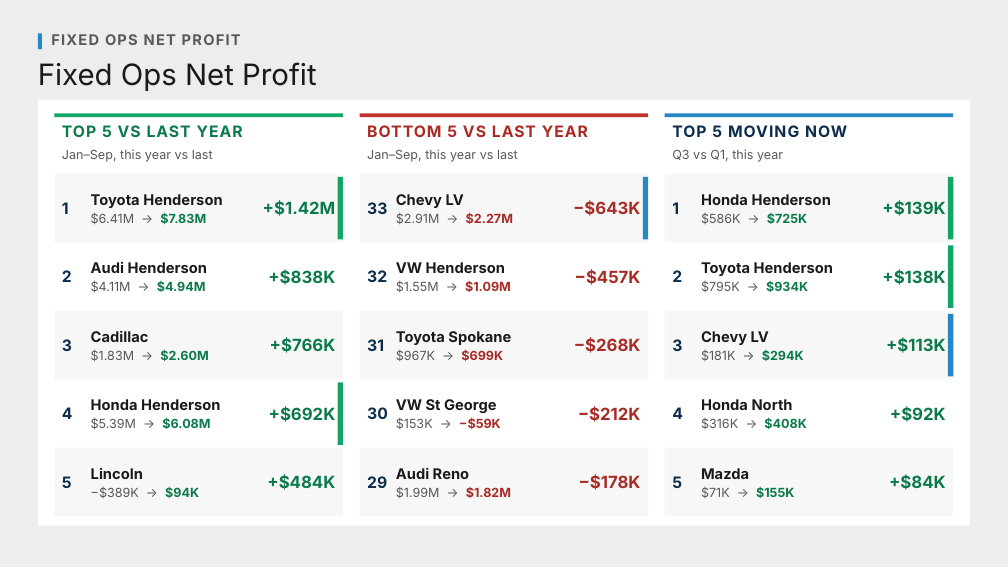
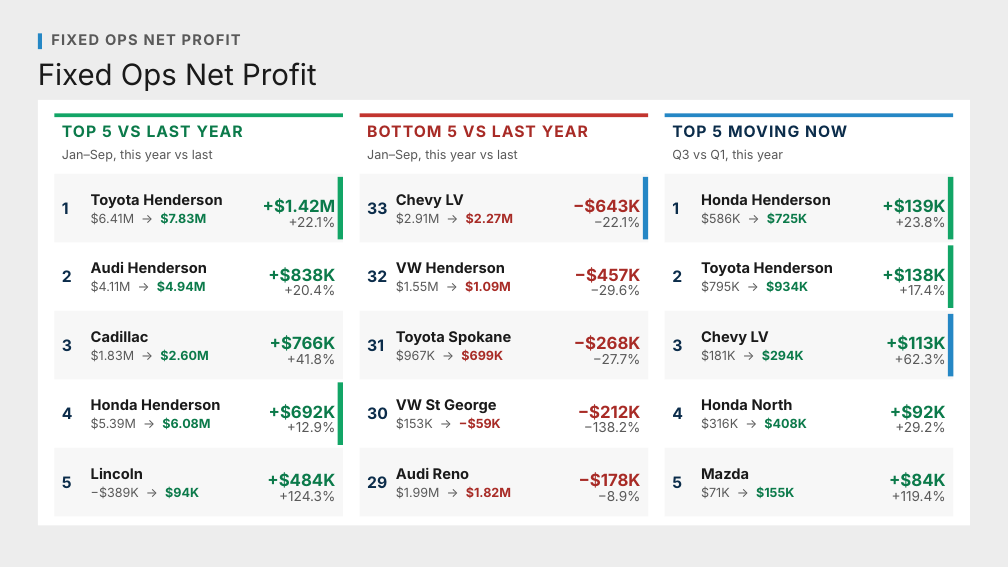
Before and after one commit to Ndresner/Noah, a slide deck: slide 7 of day2-deck/decks/Fixed Absorption & Net Profit - House Style.pptx. Drawn at 1008x567 pixels with LibreOffice and Linux fonts; fonts in the diff are those of the drawing. Boxes give left, top, right and bottom in pixels: in the first picture for what was removed or moved away, otherwise in the second. Text is boxed around its words. In the diff, an @@ line names an element or a change of style, - is before the commit and + after.

```diff
--- a/day2-deck/decks/Fixed Absorption & Net Profit - House Style.pptx
+++ b/day2-deck/decks/Fixed Absorption & Net Profit - House Style.pptx
@@ text added at <box>289,217,336,227</box>, 13 pt, text #595959 @@
++22.1%
@@ text added at <box>594,217,641,227</box>, 13 pt, text #595959 @@
+−22.1%
@@ text added at <box>895,217,945,227</box>, 13 pt, text #595959 @@
++23.8%
@@ vertical alignment middle to bottom in 15 elements at <box>269,404,336,420</box>, <box>267,473,335,488</box>, <box>573,199,640,214</box>, <box>578,404,641,420</box>, <box>579,473,641,488</box>, <box>263,199,336,214</box>, <box>574,336,641,351</box>, <box>882,199,945,214</box>, <box>890,404,946,420</box>, <box>889,473,946,488</box>, <box>270,336,336,351</box>, <box>886,336,946,351</box>, <box>268,267,335,283</box>, <box>575,267,641,283</box>, <box>882,267,945,283</box> @@
@@ text added at <box>284,285,335,295</box>, 13 pt, text #595959 @@
++20.4%
@@ text added at <box>590,285,640,295</box>, 13 pt, text #595959 @@
+−29.6%
@@ text added at <box>899,285,946,295</box>, 13 pt, text #595959 @@
++17.4%
@@ text added at <box>287,354,336,364</box>, 13 pt, text #595959 @@
++41.8%
@@ text added at <box>593,354,641,364</box>, 13 pt, text #595959 @@
+−27.7%
@@ text added at <box>895,354,946,364</box>, 13 pt, text #595959 @@
++62.3%
@@ text added at <box>287,422,336,432</box>, 13 pt, text #595959 @@
++12.9%
@@ text added at <box>584,422,641,432</box>, 13 pt, text #595959 @@
+−138.2%
@@ text added at <box>895,422,946,432</box>, 13 pt, text #595959 @@
++29.2%
@@ text added at <box>279,491,335,501</box>, 13 pt, text #595959 @@
++124.3%
@@ text added at <box>598,491,641,501</box>, 13 pt, text #595959 @@
+−8.9%
@@ text added at <box>892,491,946,501</box>, 13 pt, text #595959 @@
++119.4%
```
Also in this commit, not shown: 16 other files.
